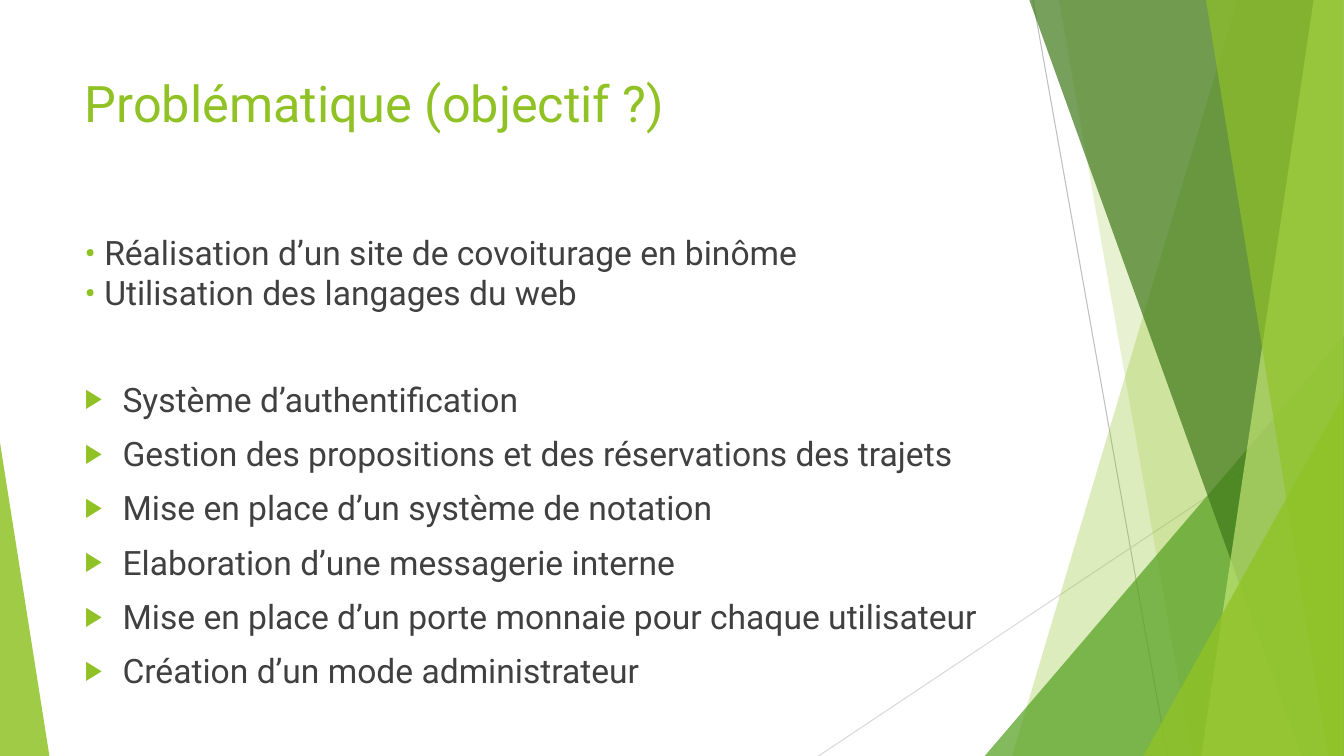
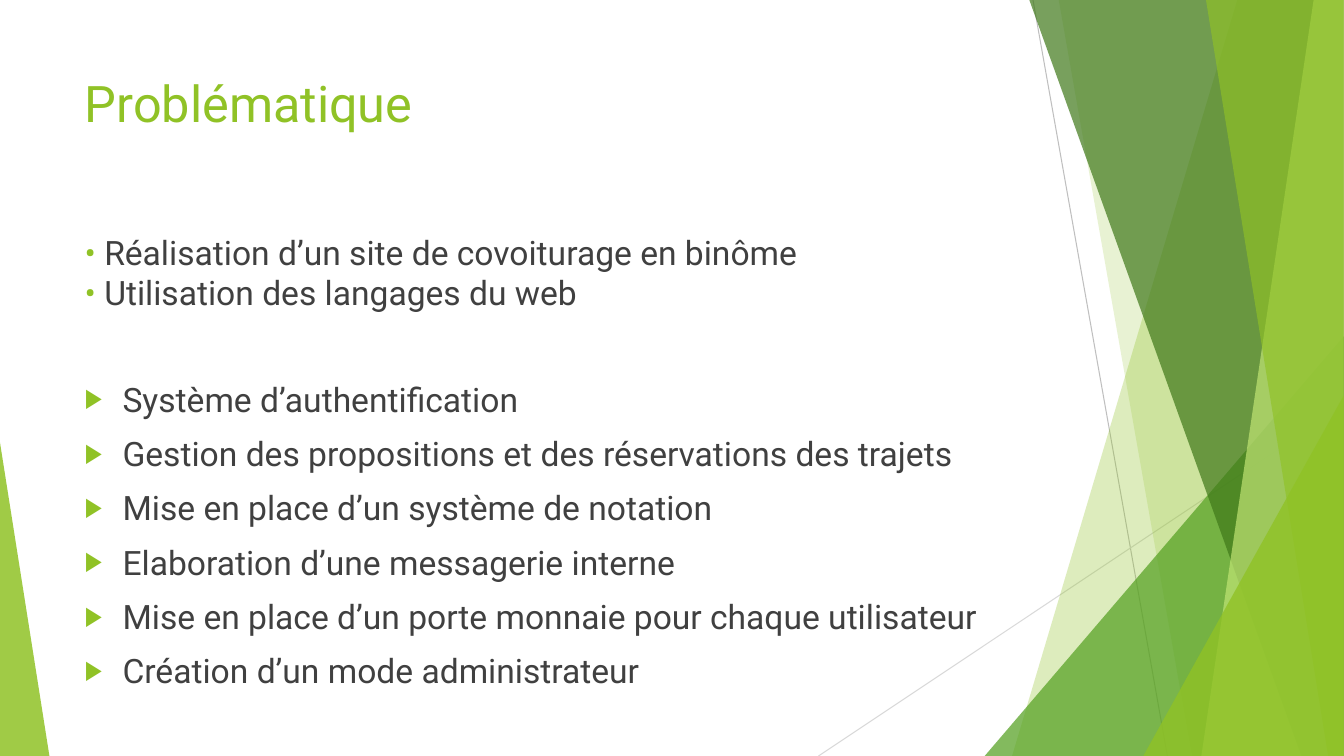
Before and after one commit to mat35770/projet-site, a slide deck: slide 3 of Soutenance du projet.pptx. Drawn at 1344x756 pixels with LibreOffice and Linux fonts; fonts in the diff are those of the drawing. Boxes give left, top, right and bottom in pixels: in the first picture for what was removed or moved away, otherwise in the second. Text is boxed around its words. In the diff, an @@ line names an element or a change of style, - is before the commit and + after.

```diff
--- a/Soutenance du projet.pptx
+++ b/Soutenance du projet.pptx
@@ title at <box>85,84,413,133</box>: text changed @@
-Problématique (objectif ?)
+Problématique
```
Also in this commit, not shown: 3 other slides changed, 3 slides added, 6 other files.
